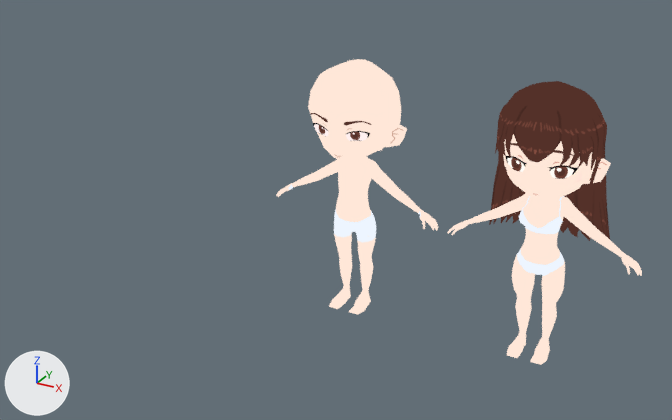
An edit to the Blender file BASEMESH/basemesh.blend, drawn before and after from the same camera.
Camera for both pictures: a camera (50 mm lens) standing at (2.58, -4.92, 3.12) and looking at (-0.22, 0.17, 0.58). Lighting does not change. The marker at lower left points along +X, +Y and +Z.

Names of what the first picture shows: 'Chibi Female', 'Chibi Male', 'Hair'.
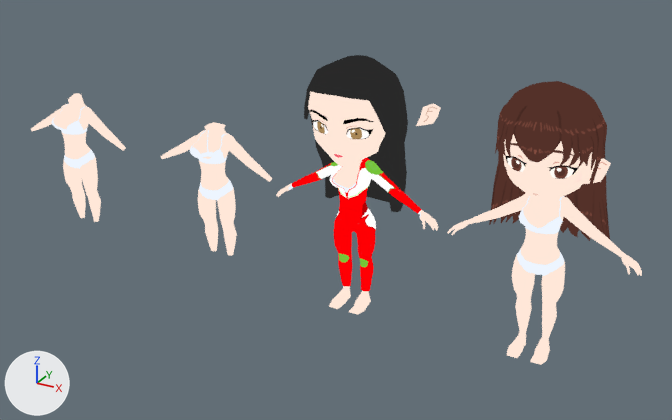
The change, as a diff of the scene's bpy script:
```diff
--- a/BASEMESH/basemesh.blend.py
+++ b/BASEMESH/basemesh.blend.py
@@ mat_reikohair @@
+mat_reikohair = bpy.data.materials.new('ReikoHair')
+mat_reikohair.use_nodes = True; mat_reikohair.node_tree.nodes.clear()
+_N = mat_reikohair.node_tree.nodes; _L = mat_reikohair.node_tree.links
+n0 = _N.new('ShaderNodeOutputMaterial'); n0.name = 'Material Output'
+n1 = _N.new('ShaderNodeGroup'); n1.name = 'Group'
+n1.node_tree = ng_nodegroup
+n1.inputs[0].default_value = (0.5, 0.5, 0.5, 1.0)  # 'Shadow Color', grey #bcbcbc
+n1.inputs[1].default_value = (0.0226, 0.0226, 0.0226, 1.0)  # 'Base Color', black #292929
+_L.new(n1.outputs[0], n0.inputs[0])  # 'Color' to 'Surface'
@@ mat_reikohead @@
+mat_reikohead = bpy.data.materials.new('ReikoHead')
+mat_reikohead.use_nodes = True; mat_reikohead.node_tree.nodes.clear()
+_N = mat_reikohead.node_tree.nodes; _L = mat_reikohead.node_tree.links
+n0 = _N.new('ShaderNodeOutputMaterial'); n0.name = 'Material Output'
+n1 = _N.new('ShaderNodeGroup'); n1.name = 'Group'
+n1.node_tree = ng_nodegroup
+n1.inputs[0].default_value = (0.5, 0.5, 0.5, 1.0)  # 'Shadow Color', grey #bcbcbc
+n2 = _N.new('ShaderNodeTexImage'); n2.name = 'Image Texture'
+n2.image = img_reikoface
+_L.new(n1.outputs[0], n0.inputs[0])  # 'Color' to 'Surface'
+_L.new(n2.outputs[0], n1.inputs[1])  # 'Color' to 'Base Color'
@@ mat_reikooutfit @@
+mat_reikooutfit = bpy.data.materials.new('ReikoOutfit')
+mat_reikooutfit.use_nodes = True; mat_reikooutfit.node_tree.nodes.clear()
+_N = mat_reikooutfit.node_tree.nodes; _L = mat_reikooutfit.node_tree.links
+n0 = _N.new('ShaderNodeOutputMaterial'); n0.name = 'Material Output'
+n1 = _N.new('ShaderNodeGroup'); n1.name = 'Group'
+n1.node_tree = ng_nodegroup
+n1.inputs[0].default_value = (0.5, 0.5, 0.5, 1.0)  # 'Shadow Color', grey #bcbcbc
+n2 = _N.new('ShaderNodeTexImage'); n2.name = 'Image Texture'
+n2.image = img_reikooutfit
+_L.new(n1.outputs[0], n0.inputs[0])  # 'Color' to 'Surface'
+_L.new(n2.outputs[0], n1.inputs[1])  # 'Color' to 'Base Color'
@@ ob_chibi_male @@
 _m = ob_chibi_male.modifiers.new('Mirror', 'MIRROR')
 _m.use_clip = True
+ob_chibi_male.hide_set(True)
@@ ob_chibi_female_005 @@
+ob_chibi_female_005 = bpy.data.objects.new('Chibi Female.005', me_cube_014)  # 222 vertices, 203 faces; spans x 0.0..2.79, y -3.27..2.09, z 5.73..14.1; modifiers MIRROR
+ob_chibi_female_005.location = (0.0, 0.0, 0.0)
+ob_chibi_female_005.rotation_euler = (-0.0801, 0.0, 0.0)  # degrees (-4.6, 0, 0)
+ob_chibi_female_005.scale = (0.121, 0.121, 0.121)
@@ ob_chibi_female_006 @@
+ob_chibi_female_006 = bpy.data.objects.new('Chibi Female.006', me_cube_013)  # 18 vertices, 14 faces; spans x 1.579..2.719, y -0.721..-0.083, z 9.46..10.813; modifiers MIRROR
+ob_chibi_female_006.location = (0.017, 0.487, 0.003)
+ob_chibi_female_006.rotation_euler = (-0.0801, 0.0, 0.0)  # degrees (-4.6, 0, 0)
+ob_chibi_female_006.scale = (0.121, 0.121, 0.121)
@@ ob_chibi_female_004 @@
+ob_chibi_female_004 = bpy.data.objects.new('Chibi Female.004', me_cube_009)  # 448 vertices, 426 faces; spans x 0.0..3.89, y -1.64..0.64, z 0.73..9.22; modifiers MIRROR
+ob_chibi_female_004.location = (-2.387, 0.0, 0.0)
+ob_chibi_female_004.rotation_euler = (-0.0801, 0.0, 0.0)  # degrees (-4.6, 0, 0)
+ob_chibi_female_004.scale = (0.121, 0.121, 0.121)
@@ ob_chibi_female_002 @@
+ob_chibi_female_002 = bpy.data.objects.new('Chibi Female.002', me_cube_008)  # 416 vertices, 388 faces; spans x 0.0..3.89, y -1.64..0.64, z 0.81..8.92; modifiers MIRROR
+ob_chibi_female_002.location = (-1.105, 0.0, 0.0)
+ob_chibi_female_002.rotation_euler = (-0.0801, 0.0, 0.0)  # degrees (-4.6, 0, 0)
+ob_chibi_female_002.scale = (0.121, 0.121, 0.121)
@@ ob_chibi_female_003 @@
+ob_chibi_female_003 = bpy.data.objects.new('Chibi Female.003', me_cube_006)  # 409 vertices, 377 faces; spans x 0.0..3.9, y -1.66..0.66, z 0.81..8.92; modifiers MIRROR
+ob_chibi_female_003.location = (0.0, 0.0, 0.0)
+ob_chibi_female_003.rotation_euler = (-0.0801, 0.0, 0.0)  # degrees (-4.6, 0, 0)
+ob_chibi_female_003.scale = (0.121, 0.121, 0.121)
@@ ob_chibi_female_001 @@
+ob_chibi_female_001 = bpy.data.objects.new('Chibi Female.001', me_cube_004)  # 727 vertices, 691 faces; spans x 0.0..4.9, y -3.09..1.58, z -0.07..13.9; modifiers MIRROR
+ob_chibi_female_001.location = (0.0, 0.0, 0.0)
+ob_chibi_female_001.rotation_euler = (-0.0801, 0.0, 0.0)  # degrees (-4.6, 0, 0)
+ob_chibi_female_001.scale = (0.121, 0.121, 0.121)
```

Pixel boxes (x1, y1, x2, y2) of what changed, in the pictures (672 x 420 px):
'Chibi Male', hidden
    before: (276, 59, 438, 315)
'Chibi Female.005', added
    after: (304, 55, 408, 212)
'Chibi Female.001', added
    after: (276, 91, 438, 315)
    faces in mat_reikohead: (308, 91, 385, 166)
    faces in mat_body: (276, 160, 438, 315)
'Chibi Female.002', added
    after: (161, 122, 272, 256)
'Chibi Female.003', added
    after: (292, 158, 422, 291)
'Chibi Female.004', added
    after: (31, 93, 126, 222)
'Chibi Female.006', added
    after: (416, 104, 441, 126)
    faces in mat_reikohead: (416, 104, 440, 126)
